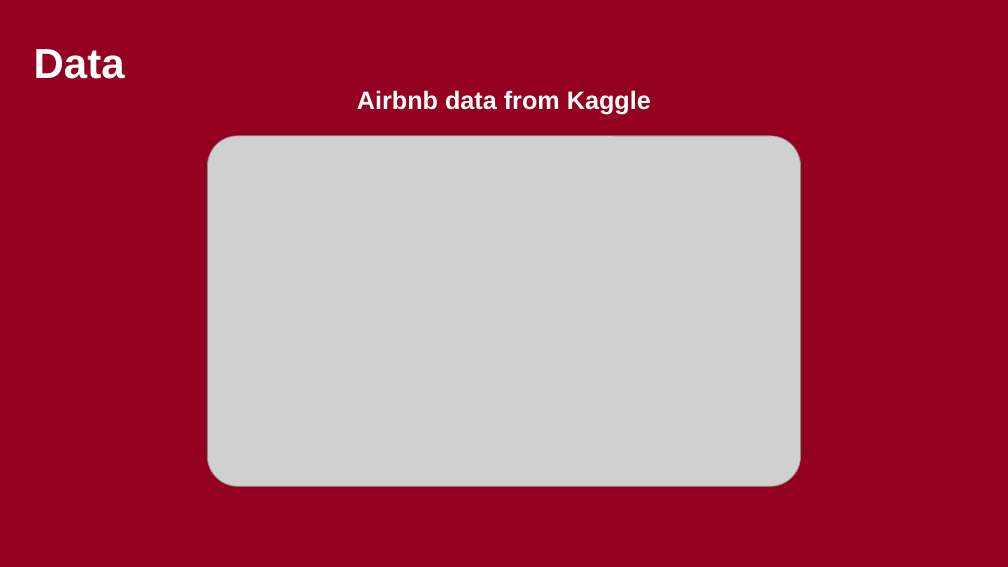
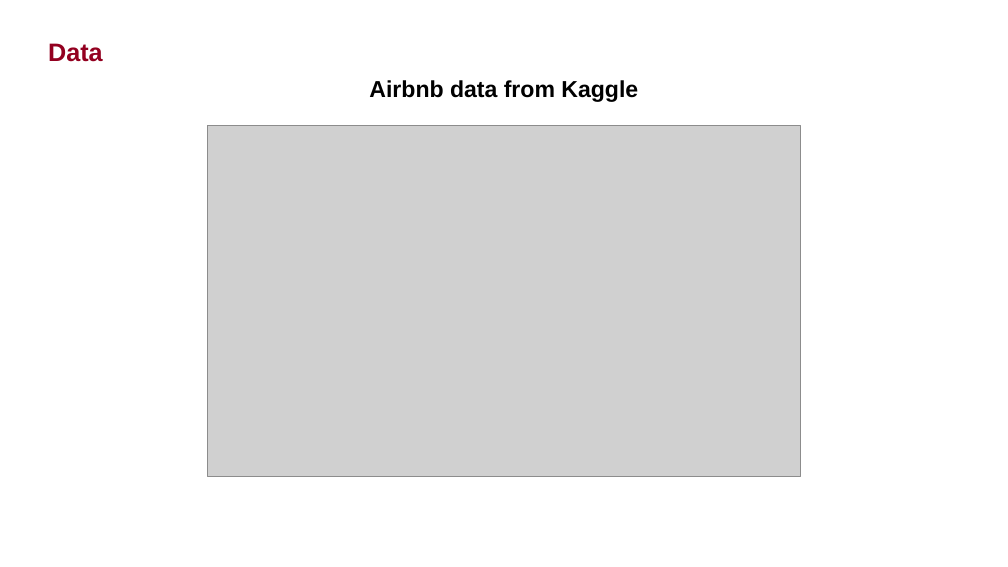
Before and after one commit to olofgarpinger/hands_on_data_science, a slide deck: slide 5 of foo_cafe_hods_20180614.pptx. Drawn at 1008x567 pixels with LibreOffice and Linux fonts; fonts in the diff are those of the drawing; grey boxes stand for pictures; background and template pictures are left out. Boxes give left, top, right and bottom in pixels: in the first picture for what was removed or moved away, otherwise in the second. Text is boxed around its words. In the diff, an @@ line names an element or a change of style, - is before the commit and + after.

```diff
--- a/foo_cafe_hods_20180614.pptx
+++ b/foo_cafe_hods_20180614.pptx
@@ background picture (left out) to #FFFFFF @@
@@ title "Data": place and size @@
-title "Data" at [34, 49, 125, 79]
+title "Data" at [48, 43, 103, 62]
@@ title "Data" at [48, 43, 103, 62]: size 40 to 24 pt, text colour #FFFFFF to #930020 @@
@@ text "Airbnb data from Kaggle": place and size @@
-text "Airbnb data from Kaggle" at [357, 90, 651, 115]
+text "Airbnb data from Kaggle" at [369, 80, 638, 102]
@@ text "Airbnb data from Kaggle" at [369, 80, 638, 102]: size 24 to 22 pt, text colour #FFFFFF to #000000 @@
@@ picture: place and size @@
-picture at [207, 136, 801, 486]
+picture at [207, 126, 801, 476]
```
Also in this commit, not shown: 2 other slides changed.
